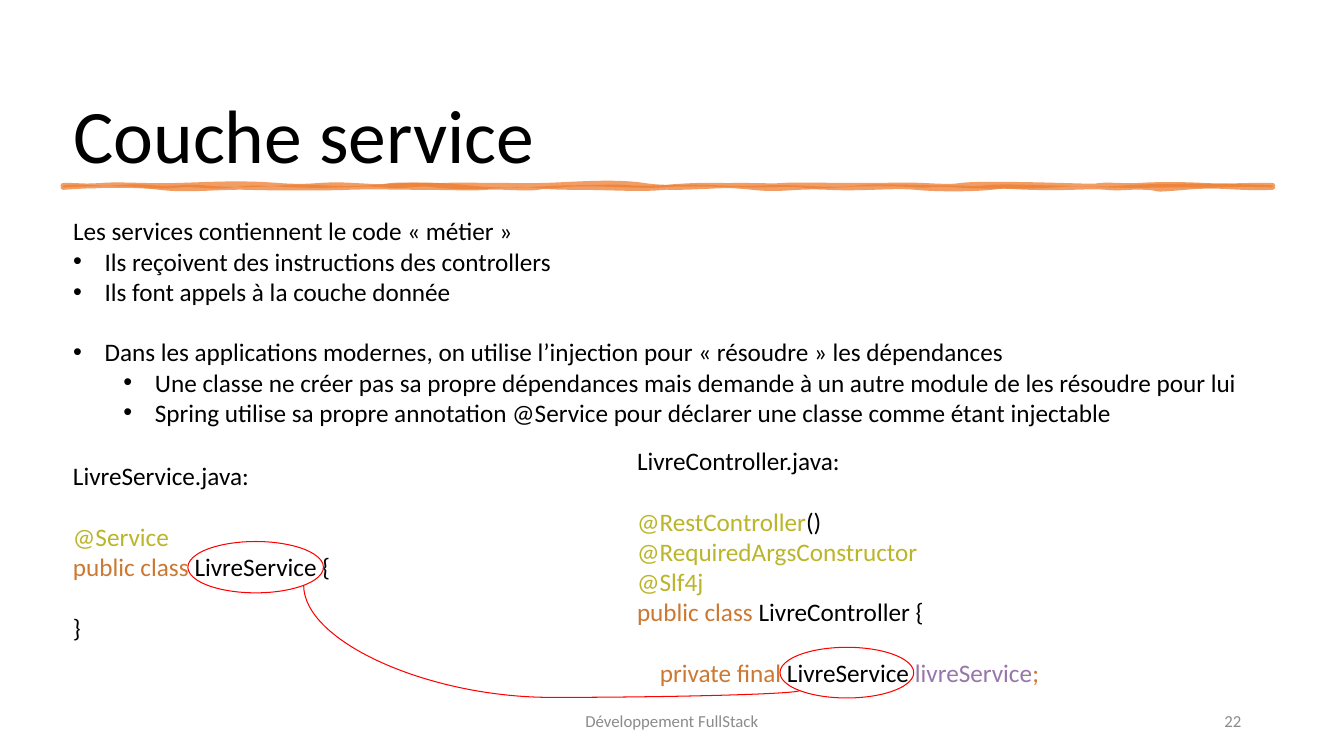
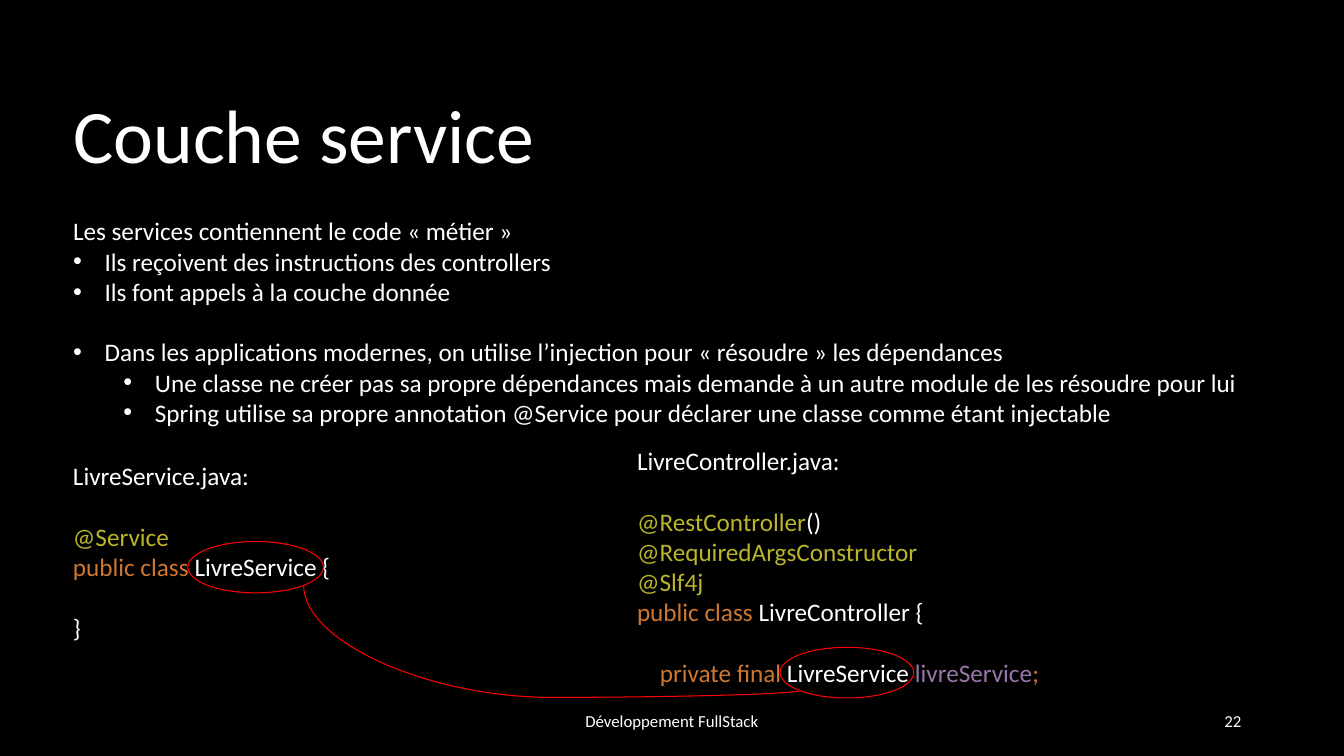
Before and after one commit to Juju-sail/5A, a slide deck: slide 22 of ProgrammationFullStack/Cours.pptx. Drawn at 1344x756 pixels with LibreOffice and Linux fonts; fonts in the diff are those of the drawing. Boxes give left, top, right and bottom in pixels: in the first picture for what was removed or moved away, otherwise in the second. Text is boxed around its words. In the diff, an @@ line names an element or a change of style, - is before the commit and + after.

```diff
--- a/ProgrammationFullStack/Cours.pptx
+++ b/ProgrammationFullStack/Cours.pptx
@@ background #FFFFFF to #000000 @@
@@ title "Couche service" at <box>73,110,534,164</box>: text colour #000000 to #FFFFFF @@
@@ freeform shape removed at <box>64,186,1273,188</box> @@
@@ text "Les services contiennent le code ..." at <box>73,222,1236,427</box>: text colour #000000 to #FFFFFF @@
@@ text "LivreController.java:" at <box>637,452,1039,688</box>: text colour #000000 to #FFFFFF in "LivreController.java:", "@RestController() LivreController { LivreService" @@
@@ text "LivreService.java:" at <box>73,467,317,583</box>: text colour #000000 to #FFFFFF in "LivreService.java:", "LivreService {", "}" @@
@@ text "Développement FullStack" at <box>585,715,758,730</box>: text colour #8C8C8C to #FFFFFF @@
@@ page number at <box>1224,716,1241,727</box>: text colour #8C8C8C to #FFFFFF @@
```
Also in this commit, not shown: 102 other slides changed, 3 other files.
